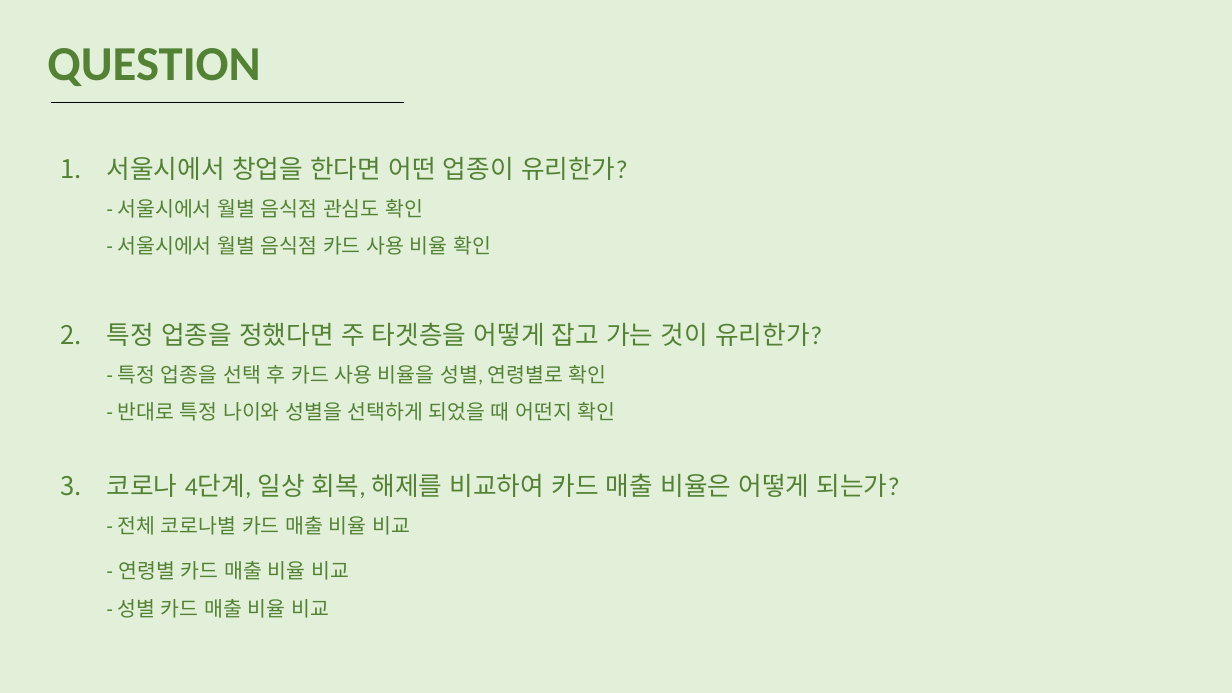
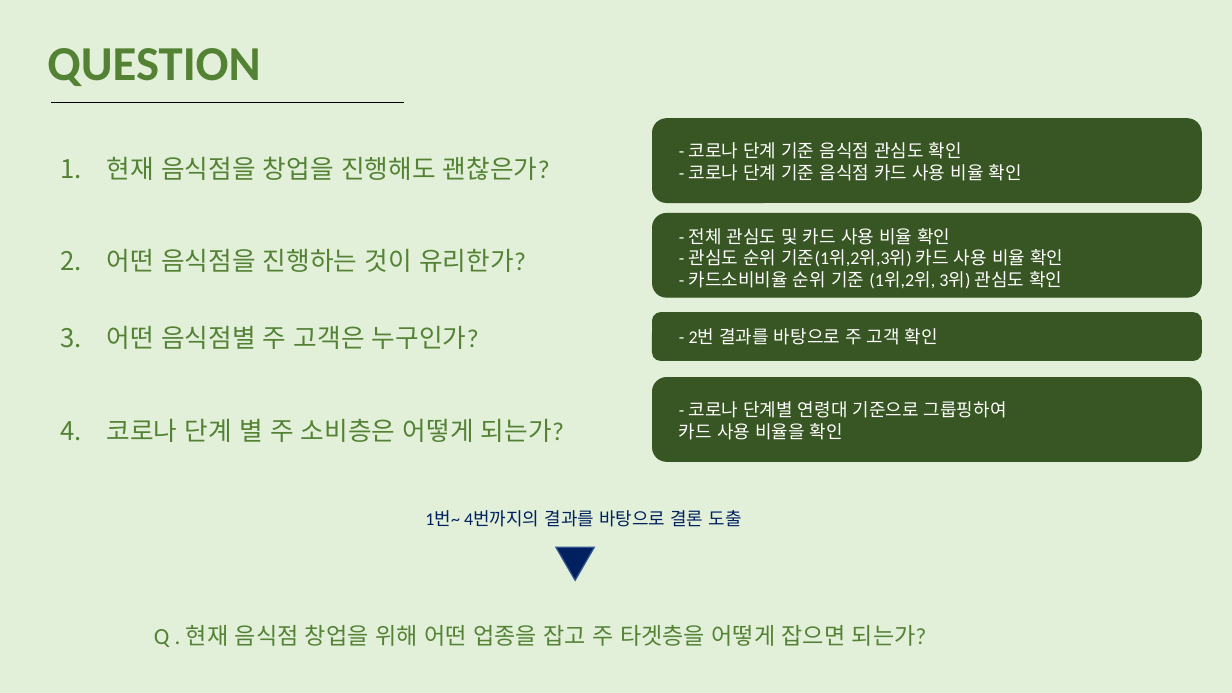
Before and after one commit to wjswjdgns/miniproject01, a slide deck: slide 4 of covid19_food.pptx. Drawn at 1232x693 pixels with LibreOffice and Linux fonts; fonts in the diff are those of the drawing. Boxes give left, top, right and bottom in pixels: in the first picture for what was removed or moved away, otherwise in the second. Text is boxed around its words. In the diff, an @@ line names an element or a change of style, - is before the commit and + after.

```diff
--- a/covid19_food.pptx
+++ b/covid19_food.pptx
@@ rounded rectangle added at [653,119,1202,202], fill #385723, outline #385723 1 pt @@
@@ text added at [689,142,1022,181], 14 pt, text #FFFFFF @@
+- 코로나 단계 기준 음식점 관심도 확인
+- 코로나 단계 기준 음식점 카드 사용 비율 확인
@@ text at [107,156,564,442]: text changed; size 16 to 20 pt @@
-1. 서울시에서 창업을 한다면 어떤 업종이 유리한가?
-   - 서울시에서 월별 음식점 관심도 확인
-   - 서울시에서 월별 음식점 카드 사용 비율 확인
-2. 특정 업종을 정했다면 주 타겟층을 어떻게 잡고 가는 것이 유리한가?
-   - 특정 업종을 선택 후 카드 사용 비율을 성별, 연령별로 확인
-   - 반대로 특정 나이와 성별을 선택하게 되었을 때 어떤지 확인
-3. 코로나 4단계, 일상 회복, 해제를 비교하여 카드 매출 비율은 어떻게 되는가?
-   - 전체 코로나별 카드 매출 비율 비교
-   - 연령별 카드 매출 비율 비교
-   - 성별 카드 매출 비율 비교
+1. 현재 음식점을 창업을 진행해도 괜찮은가?
+2. 어떤 음식점을 진행하는 것이 유리한가?
+3. 어떤 음식점별 주 고객은 누구인가?
+4. 코로나 단계 별 주 소비층은 어떻게 되는가?
@@ rounded rectangle added at [653,213,1202,297], fill #385723, outline #385723 1 pt @@
@@ text added at [689,228,1063,289], 14 pt, text #FFFFFF @@
+- 전체 관심도 및 카드 사용 비율 확인
+- 관심도 순위 기준(1위,2위,3위) 카드 사용 비율 확인
+- 카드소비비율 순위 기준 (1위,2위, 3위) 관심도 확인
@@ rounded rectangle added at [653,313,1202,360], fill #385723, outline #385723 1 pt @@
@@ text added at [689,328,938,345], 14 pt, text #FFFFFF @@
+- 2번 결과를 바탕으로 주 고객 확인
@@ rounded rectangle added at [653,378,1202,461], fill #385723, outline #385723 1 pt @@
@@ text added at [679,401,1007,440], 14 pt, text #FFFFFF @@
+- 코로나 단계별 연령대 기준으로 그룹핑하여
+카드 사용 비율을 확인
@@ text added at [425,510,742,527], 14 pt, text #002060 @@
+1번~ 4번까지의 결과를 바탕으로 결론 도출
@@ triangle added at [556,547,594,580], fill #002060, outline #325491 1 pt @@
@@ text added at [154,625,926,647], 18 pt, text #548235 @@
+Q . 현재 음식점 창업을 위해 어떤 업종을 잡고 주 타겟층을 어떻게 잡으면 되는가?
```
Also in this commit, not shown: 2 other slides changed, 1 slide added.
